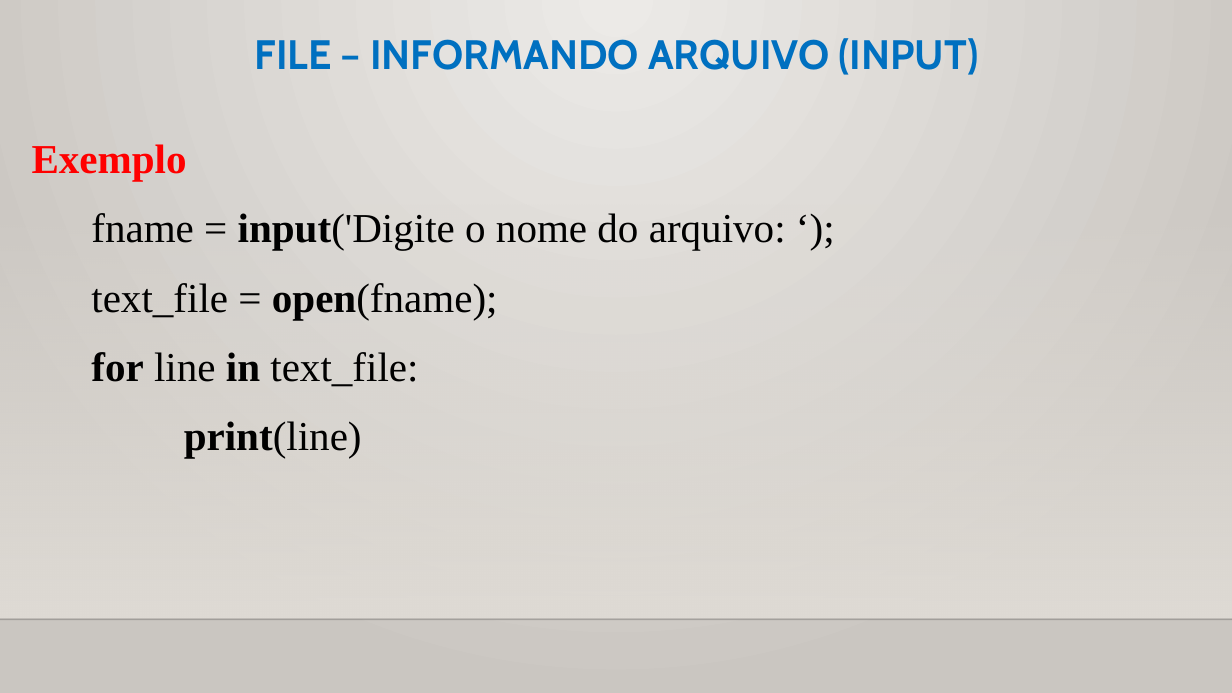
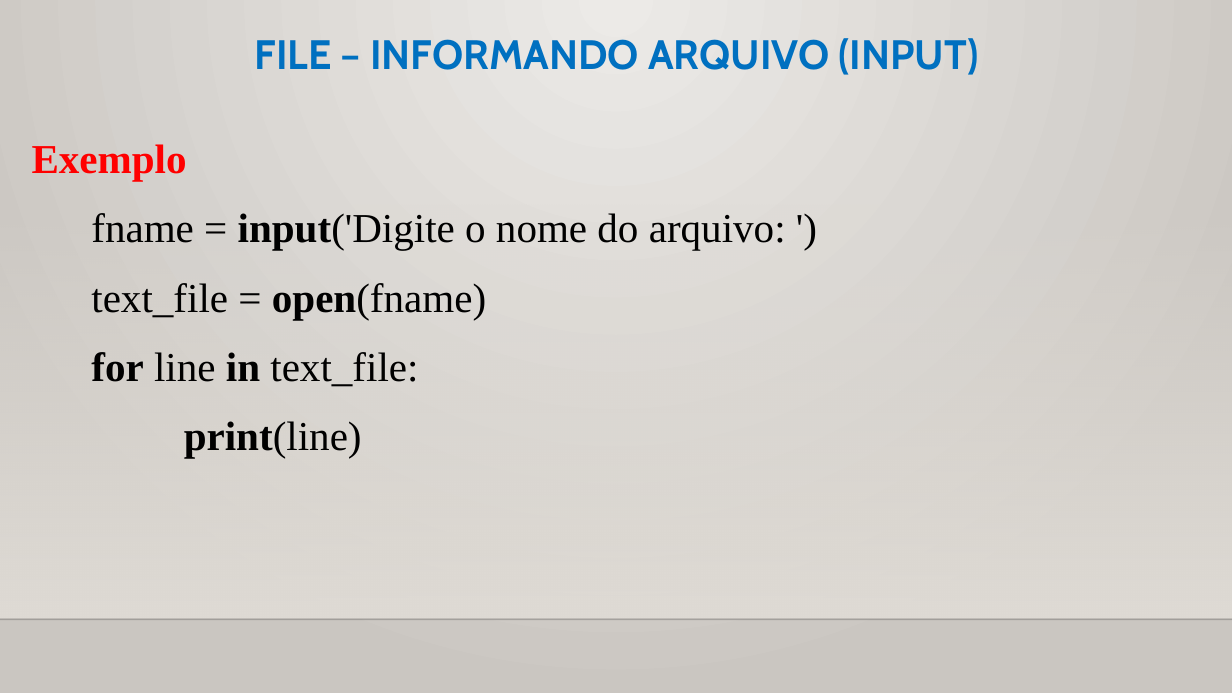
Before and after one commit to CloudEducationBrazil/WydenUniRuyPythonRAD, a slide deck: slide 25 of 01 Classes/Aula 10 RAD Python - Arquivos e JSON.pptx. Drawn at 1232x693 pixels with LibreOffice and Linux fonts; fonts in the diff are those of the drawing; background and template pictures are left out. Boxes give left, top, right and bottom in pixels: in the first picture for what was removed or moved away, otherwise in the second. Text is boxed around its words. In the diff, an @@ line names an element or a change of style, - is before the commit and + after.

```diff
--- a/01 Classes/Aula 10 RAD Python - Arquivos e JSON.pptx
+++ b/01 Classes/Aula 10 RAD Python - Arquivos e JSON.pptx
@@ text at [91, 213, 786, 319]: text changed @@
-    fname = input('Digite o nome do arquivo: ‘);
-    text_file = open(fname);
+    fname = input('Digite o nome do arquivo: ')
+    text_file = open(fname)
```
Also in this commit, not shown: 15 other slides changed, 7 other files.
